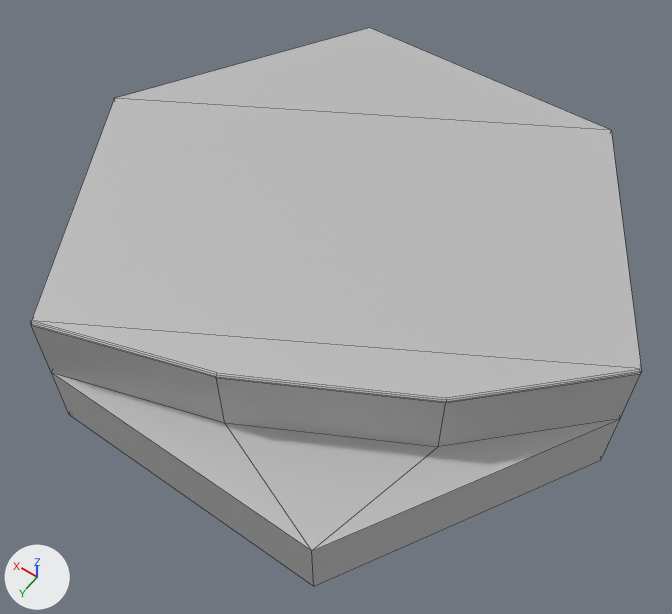
Two versions of the FBX model Ego's Precious/Assets/Models/GroundHex/hex_02_L.fbx, one commit apart.
The view is the same before and after, from a 50 mm camera at (-6.92, 10.01, 14.35) aimed at (-0.19, 0.59, -0.46). Arrows for +X, +Y and +Z are at lower left; the lights stay in place. Mesh edges are drawn as thin lines. Where no turn or scale is listed for an object, it has been applied to the vertices.

The first picture shows 'hex_02_L'.
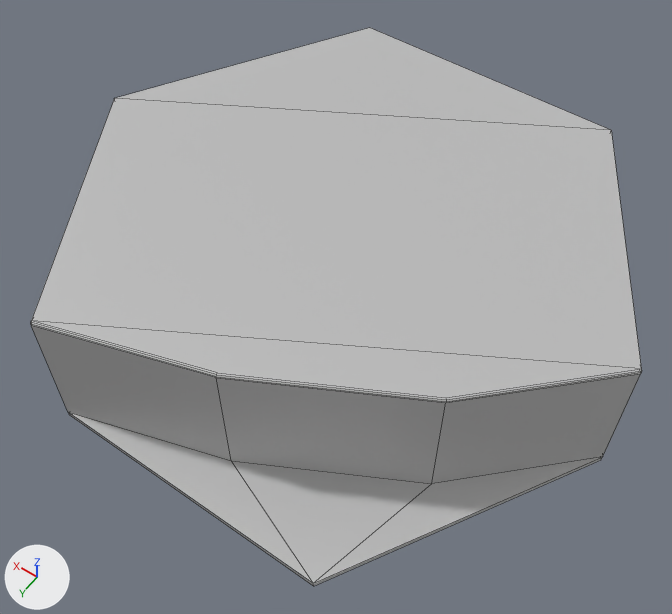
Boxes (x1, y1, x2, y2) around the edits, measured in the pictures (672 x 614 px; the box of a moved part takes in the faces that stretch with it):
part 1 of me_mesh, moved or reshaped
    both: (31, 326, 641, 586)

The change, as a diff of the scene's bpy script:
```diff
--- a/Ego's Precious/Assets/Models/GroundHex/hex_02_L.fbx.py
+++ b/Ego's Precious/Assets/Models/GroundHex/hex_02_L.fbx.py
@@ me_mesh @@
 me_mesh.from_pydata(...)  # 30 vertices, 34 faces; spans x -6.0..6.0, y -5.2..5.2, z -1.5..1.5
 # used by ob_hex_02_l; location = (0.0, 0.0, 0.0)
 # before: 9 (3.0, 5.2, 0.0) at pixel (51, 372), 10 (-3.0, 5.2, 0.0) at pixel (311, 550), 11 (-6.0, 0.0, 0.0) at pixel (620, 418), 12 (-0.31, 4.17, 0.0) at pixel (224, 422), 13 (-3.66, 2.37, 0.0) at pixel (438, 446)
+# me_mesh part 1
+for i in [*range(9, 14)]: me_mesh.vertices[i].co += Vector((0.0, 0.0, -1.38))
 me_mesh.materials.append(mat_lambert1)
```
